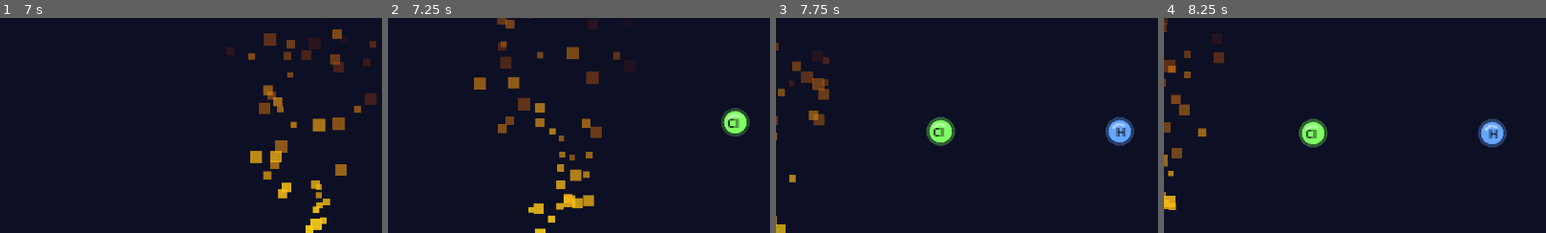
Above: before the commit, frames 1-4 (left to right).
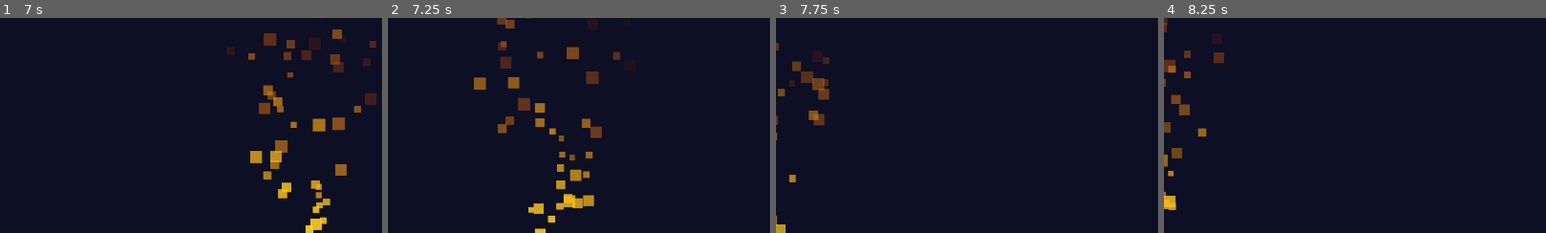
Above: after the commit, the same moments.

Repository: Mateushartelt/Alquimia-Elemental---Pac
Game: Godot game, scene res://scenes/menus/main_menu.tscn
Two runs of this game, one before a commit and one after it. Both use one fixed random seed, a clock stepped at 60 frames per second and the inputs below.
Inputs (mouse positions are % of the whole screen's width and height, from its top left):
- Up to frame 1 (7 s): click "Jogar" at 0.5 s; tap Enter (ui_accept) at 1.25, 5 s; move the mouse to (72, 45) at 1.27 s; hold D (move_right) 1.28-2 s; hold J (attack) 1.28-2 s; click (72, 45) at 1.42 s; tap Space (jump) at 1.52, 4.52 s; drag from (30, 55) to (41, 87) at 2.02 s; move the mouse to (60, 28) at 2.77 s; hold A (move_left) 2.78-3.5 s; hold Q (open_alchemy) 2.78-3.5 s; drag from (45, 70) to (20, 35) at 3.52 s; move the mouse to (80, 65) at 4.27 s; hold D (move_right) 4.28-5 s; hold Mouse wheel up (wheel_next) 4.28-5 s; drag from (20, 35) to (41, 87) at 5.02 s; move the mouse to (55, 50) at 5.77 s; hold D (move_right) 5.78-6.5 s; tap Tab at 5.85 s; click (55, 50) at 5.92 s; drag from (35, 25) to (30, 55) at 6.52 s
- Up to frame 2 (7.25 s): no input
- Up to frame 3 (7.75 s): move the mouse to (72, 45) at 7.27 s; hold A (move_left) from 7.28 s (still down); tap Alt (dash) at 7.35 s; tap Space (jump) at 7.52 s
- Up to frame 4 (8.25 s): release A (move_left) at 8 s; drag from (30, 55) to (70, 68) at 8.02 s
The pictures show only the part of the screen within x 50-100%, y 42-92%; the shares and areas given below are measured in that part.

Frame 1 is identical in both runs. In frame 2, 0.8% of the frame differs, in the area x 87-95%, y 41-56%; in frame 3, 1.6%, in the area x 39-94%, y 46-60%; in frame 4, 1.6%.

Commit message:
adicionado lesma

Diff:
--- a/scenes/levels/level_01.gd
+++ b/scenes/levels/level_01.gd
@@ -166,6 +166,13 @@
 					for body in area.get_overlapping_bodies():
 						if body.is_in_group("player"):
 							GameState.take_damage(_fire_damage())
+	# Ativa inimigos por proximidade após o fogo ser apagado
+	if _fire_cleared:
+		for enemy in $Enemies.get_children():
+			if not enemy.visible and is_instance_valid(enemy):
+				if enemy.global_position.distance_to(player.global_position) < 300.0:
+					enemy.visible = true
+					enemy.process_mode = Node.PROCESS_MODE_INHERIT
 	if not _respawning and player.global_position.y > KILL_PLANE_Y:
 		_respawn()
 	if not _moved_done and abs(player.velocity.x) > 5.0:
@@ -374,6 +381,9 @@
 			seg.queue_free()
 	_fire_segments.clear()
 	_fire_occupied.clear()
+	# Revela todos os pickups do corredor
+	for pickup in $Pickups.get_children():
+		pickup.visible = true
 	# Não toca no zoom nem em _in_tunnel — _process continua gerindo as transições
 	_dialog.queue_dialogs([
 		[ELARA, "Excelente! H₂O absorveu o calor e extinguiu o fogo — reação endotérmica!"],
--- a/scenes/levels/level_01.tscn
+++ b/scenes/levels/level_01.tscn
@@ -91,90 +91,119 @@
 
 [node name="Rwd_Cl1" parent="Pickups" unique_id=400000028 instance=ExtResource("3_pickup")]
 position = Vector2(1520, 300)
+visible = false
 element_id = "Cl"
 
 [node name="Rwd_H1" parent="Pickups" unique_id=400000029 instance=ExtResource("3_pickup")]
 position = Vector2(1620, 300)
+visible = false
 element_id = "H"
 
 [node name="Cor_Na1" parent="Pickups" unique_id=400000007 instance=ExtResource("3_pickup")]
 position = Vector2(1900, 226)
+visible = false
 element_id = "Na"
 
 [node name="Cor_Cl1" parent="Pickups" unique_id=400000008 instance=ExtResource("3_pickup")]
 position = Vector2(2050, 226)
+visible = false
 element_id = "Cl"
 
 [node name="Cor_Na2" parent="Pickups" unique_id=400000009 instance=ExtResource("3_pickup")]
 position = Vector2(2530, 226)
+visible = false
 element_id = "Na"
 
 [node name="Cor_C1" parent="Pickups" unique_id=400000010 instance=ExtResource("3_pickup")]
 position = Vector2(2680, 226)
+visible = false
 element_id = "C"
 
 [node name="Cor_Cl2" parent="Pickups" unique_id=400000011 instance=ExtResource("3_pickup")]
 position = Vector2(2200, 340)
+visible = false
 element_id = "Cl"
 
 [node name="Alta_H1" parent="Pickups" unique_id=400000012 instance=ExtResource("3_pickup")]
 position = Vector2(1330, -262)
+visible = false
 
 [node name="Alta_O1" parent="Pickups" unique_id=400000013 instance=ExtResource("3_pickup")]
 position = Vector2(1920, -262)
+visible = false
 element_id = "O"
 
 [node name="Sec_Na1" parent="Pickups" unique_id=400000014 instance=ExtResource("3_pickup")]
 position = Vector2(2960, -370)
+visible = false
 element_id = "Na"
 
 [node name="Sec_Cl1" parent="Pickups" unique_id=400000015 instance=ExtResource("3_pickup")]
 position = Vector2(3100, -370)
+visible = false
 element_id = "Cl"
 
 [node name="UG_Na1" parent="Pickups" unique_id=400000016 instance=ExtResource("3_pickup")]
 position = Vector2(500, 540)
+visible = false
 element_id = "Na"
 
 [node name="UG_Cl1" parent="Pickups" unique_id=400000017 instance=ExtResource("3_pickup")]
 position = Vector2(700, 520)
+visible = false
 element_id = "Cl"
 
 [node name="UG_Na2" parent="Pickups" unique_id=400000018 instance=ExtResource("3_pickup")]
 position = Vector2(1300, 550)
+visible = false
 element_id = "Na"
 
 [node name="UG_Cl2" parent="Pickups" unique_id=400000019 instance=ExtResource("3_pickup")]
 position = Vector2(1500, 510)
+visible = false
 element_id = "Cl"
 
 [node name="UG_Na3" parent="Pickups" unique_id=400000020 instance=ExtResource("3_pickup")]
 position = Vector2(2450, 540)
+visible = false
 element_id = "Na"
 
 [node name="UG_Cl3" parent="Pickups" unique_id=400000021 instance=ExtResource("3_pickup")]
 position = Vector2(2650, 520)
+visible = false
 element_id = "Cl"
 
 [node name="Enemies" type="Node2D" parent="." unique_id=1967385426]
 
 [node name="Fire01" parent="Enemies" unique_id=400000030 instance=ExtResource("5_fire")]
 position = Vector2(1820, 330)
+visible = false
+process_mode = 4
 
 [node name="Fire02" parent="Enemies" unique_id=400000031 instance=ExtResource("5_fire")]
 position = Vector2(1960, 330)
+visible = false
+process_mode = 4
 
 [node name="Fire03" parent="Enemies" unique_id=400000032 instance=ExtResource("5_fire")]
 position = Vector2(2200, 330)
+visible = false
+process_mode = 4
 
 [node name="Fire04" parent="Enemies" unique_id=400000033 instance=ExtResource("5_fire")]
 position = Vector2(2000, 330)
+visible = false
+process_mode = 4
 
 [node name="Fire05" parent="Enemies" unique_id=400000034 instance=ExtResource("5_fire")]
 position = Vector2(2600, 330)
+visible = false
+process_mode = 4
 
 [node name="Fire06" parent="Enemies" unique_id=400000035 instance=ExtResource("5_fire")]
 position = Vector2(1200, 600)
+visible = false
+process_mode = 4
 
 [node name="DoorIn" type="Area2D" parent="." unique_id=500000010]
 position = Vector2(250, 328)
@@ -184,6 +213,21 @@
 shape = SubResource("RectangleShape2D_door_in")
 
 [node name="DoorVisual" type="ColorRect" parent="DoorIn" unique_id=500000012]
+z_index = 2
+offset_left = -8.0
+offset_top = -40.0
+offset_right = 8.0
+offset_bottom = 40.0
+color = Color(0.3, 0.8, 1, 0.7)
+
+[node name="DoorBoss" type="Area2D" parent="." unique_id=500000020]
+position = Vector2(3150, 328)
+collision_layer = 0
+
+[node name="CollisionShape2D" type="CollisionShape2D" parent="DoorBoss" unique_id=500000021]
+shape = SubResource("RectangleShape2D_door_in")
+
+[node name="DoorVisual" type="ColorRect" parent="DoorBoss" unique_id=500000022]
 z_index = 2
 offset_left = -8.0
 offset_top = -40.0
@@ -283,6 +327,7 @@
 visible = false
 
 [connection signal="body_entered" from="DoorIn" to="." method="_on_door_in_entered"]
+[connection signal="body_entered" from="DoorBoss" to="." method="_on_boss_trigger_entered"]
 [connection signal="body_entered" from="DarkAreas/ShaftFogDetect" to="." method="_on_shaft_fog_entered"]
 [connection signal="body_entered" from="DarkAreas/ShaftFogBDetect" to="." method="_on_shaft_b_fog_entered"]
 [connection signal="body_entered" from="DarkAreas/CaveFogDetect" to="." method="_on_cave_fog_entered"]
--- a/scenes/ui/boss_battle.gd
+++ b/scenes/ui/boss_battle.gd
@@ -9,6 +9,9 @@
 	"snail": {
 		"name":        "Lesma Gigante",
 		"color":       Color(0.18, 0.55, 0.12),
+		"sprite":      "res://scenes/enemies/assets/snail/idle snail.jpg",
+		"sprite_cols": 4,
+		"sprite_rows": 2,
 		"max_hp":      6,
 		"attack_dmg":  15,
 		"intro":       "Uma enorme Lesma Gigante bloqueia o caminho!",
@@ -64,7 +67,9 @@
 # ── UI refs ────────────────────────────────────────────────────────────────────
 var _boss_hp_bar     : ProgressBar
 var _player_hp_bar   : ProgressBar
-var _boss_sprite     : ColorRect
+var _boss_sprite       : Control   # TextureRect se tiver sprite, ColorRect se não
+var _boss_anim_frames  : Array[AtlasTexture] = []
+var _boss_anim_idx     : int = 0
 var _boss_name_lbl   : Label
 var _dialog_lbl      : Label
 var _compound_row    : HBoxContainer   # botões dos compostos disponíveis
@@ -120,11 +125,32 @@
 	hp_row.add_theme_constant_override("separation", 40)
 	top_mc.add_child(hp_row)
 
+	# Kael (esquerda) — corresponde ao sprite do player no campo (bottom-left)
+	var player_vb := VBoxContainer.new()
+	player_vb.size_flags_horizontal = Control.SIZE_EXPAND_FILL
+	hp_row.add_child(player_vb)
+
+	var player_name_lbl := Label.new()
+	player_name_lbl.text = "Kael"
+	player_name_lbl.add_theme_font_size_override("font_size", 22)
+	player_name_lbl.add_theme_color_override("font_color", Color(0.4, 0.8, 1.0))
+	player_vb.add_child(player_name_lbl)
+
+	_player_hp_bar = ProgressBar.new()
+	_player_hp_bar.custom_minimum_size = Vector2(0, 20)
+	_player_hp_bar.show_percentage = false
+	var player_fill := StyleBoxFlat.new()
+	player_fill.bg_color = Color(0.2, 0.75, 0.25)
+	_player_hp_bar.add_theme_stylebox_override("fill", player_fill)
+	player_vb.add_child(_player_hp_bar)
+
+	# Boss (direita) — corresponde ao sprite do boss no campo (top-right)
 	var boss_vb := VBoxContainer.new()
 	boss_vb.size_flags_horizontal = Control.SIZE_EXPAND_FILL
 	hp_row.add_child(boss_vb)
 
 	_boss_name_lbl = Label.new()
+	_boss_name_lbl.horizontal_alignment = HORIZONTAL_ALIGNMENT_RIGHT
 	_boss_name_lbl.add_theme_font_size_override("font_size", 22)
 	_boss_name_lbl.add_theme_color_override("font_color", Color(1.0, 0.45, 0.2))
 	boss_vb.add_child(_boss_name_lbl)
@@ -136,25 +162,6 @@
 	boss_fill.bg_color = Color(0.85, 0.2, 0.1)
 	_boss_hp_bar.add_theme_stylebox_override("fill", boss_fill)
 	boss_vb.add_child(_boss_hp_bar)
-
-	var player_vb := VBoxContainer.new()
-	player_vb.size_flags_horizontal = Control.SIZE_EXPAND_FILL
-	hp_row.add_child(player_vb)
-
-	var player_name_lbl := Label.new()
-	player_name_lbl.text = "Kael"
-	player_name_lbl.horizontal_alignment = HORIZONTAL_ALIGNMENT_RIGHT
-	player_name_lbl.add_theme_font_size_override("font_size", 22)
-	player_name_lbl.add_theme_color_override("font_color", Color(0.4, 0.8, 1.0))
-	player_vb.add_child(player_name_lbl)
-
-	_player_hp_bar = ProgressBar.new()
-	_player_hp_bar.custom_minimum_size = Vector2(0, 20)
-	_player_hp_bar.show_percentage = false
-	var player_fill := StyleBoxFlat.new()
-	player_fill.bg_color = Color(0.2, 0.75, 0.25)
-	_player_hp_bar.add_theme_stylebox_override("fill", player_fill)
-	player_vb.add_child(_player_hp_bar)
 
 	# ─ Campo de batalha ───────────────────────────────────────────────────────
 	var field := HBoxContainer.new()
@@ -191,13 +198,17 @@
 	boss_side.size_flags_horizontal = Control.SIZE_EXPAND_FILL
 	field.add_child(boss_side)
 
-	_boss_sprite = ColorRect.new()
-	_boss_sprite.set_anchors_preset(Control.PRESET_TOP_RIGHT)
-	_boss_sprite.offset_left   = -320
-	_boss_sprite.offset_right  = -60
-	_boss_sprite.offset_top    = 10
-	_boss_sprite.offset_bottom = 210
-	boss_side.add_child(_boss_sprite)
+	var tr := TextureRect.new()
+	tr.name = "BossSprite"
+	tr.set_anchors_preset(Control.PRESET_TOP_RIGHT)
+	tr.offset_left   = -320
+	tr.offset_right  = -60
+	tr.offset_top    = 10
+	tr.offset_bottom = 210
+	tr.stretch_mode  = TextureRect.STRETCH_KEEP_ASPECT_CENTERED
+	tr.expand_mode   = TextureRect.EXPAND_FIT_WIDTH_PROPORTIONAL
+	boss_side.add_child(tr)
+	_boss_sprite = tr
 
 	# ─ Caixa de diálogo ───────────────────────────────────────────────────────
 	var dialog_bg := ColorRect.new()
@@ -442,7 +453,14 @@
 	_player_hp_bar.value     = GameState.player_health
 
 	_boss_name_lbl.text = _boss_data["name"]
-	_boss_sprite.color  = _boss_data["color"]
+	# Carrega sprite do boss (ou usa cor de fallback)
+	var sprite_path: String = _boss_data.get("sprite", "")
+	if sprite_path != "" and ResourceLoader.exists(sprite_path):
+		_start_boss_animation(sprite_path,
+			int(_boss_data.get("sprite_cols", 1)),
+			int(_boss_data.get("sprite_rows", 1)))
+	else:
+		(_boss_sprite as TextureRect).modulate = _boss_data.get("color", Color.WHITE)
 
 	# Atualiza texto de dica no popup
 	_hint_text_lbl.text = _boss_data.get("hint_detail", _boss_data.get("hint", ""))
@@ -767,5 +785,29 @@
 	visible = false
 	battle_finished.emit(won)
 
+func _start_boss_animation(path: String, cols: int, rows: int) -> void:
+	var tex: Texture2D = load(path)
+	var fw: float = tex.get_width()  / float(cols)
+	var fh: float = tex.get_height() / float(rows)
+	_boss_anim_frames.clear()
+	for row in rows:
+		for col in cols:
+			var at := AtlasTexture.new()
+			at.atlas  = tex
+			at.region = Rect2(col * fw, row * fh, fw, fh)
+			_boss_anim_frames.append(at)
+	(_boss_sprite as TextureRect).texture = _boss_anim_frames[0]
+	var t := Timer.new()
+	t.wait_time = 0.18
+	t.autostart = true
+	t.timeout.connect(_next_boss_frame)
+	add_child(t)
+
+func _next_boss_frame() -> void:
+	if _boss_anim_frames.is_empty() or not is_instance_valid(_boss_sprite):
+		return
+	_boss_anim_idx = (_boss_anim_idx + 1) % _boss_anim_frames.size()
+	(_boss_sprite as TextureRect).texture = _boss_anim_frames[_boss_anim_idx]
+
 func _set_dialog(text: String) -> void:
 	_dialog_lbl.text = text
Binary file added: scenes/enemies/assets/snail/idle snail.jpg
Not shown, added: scenes/enemies/assets/snail/idle snail.jpg.import
